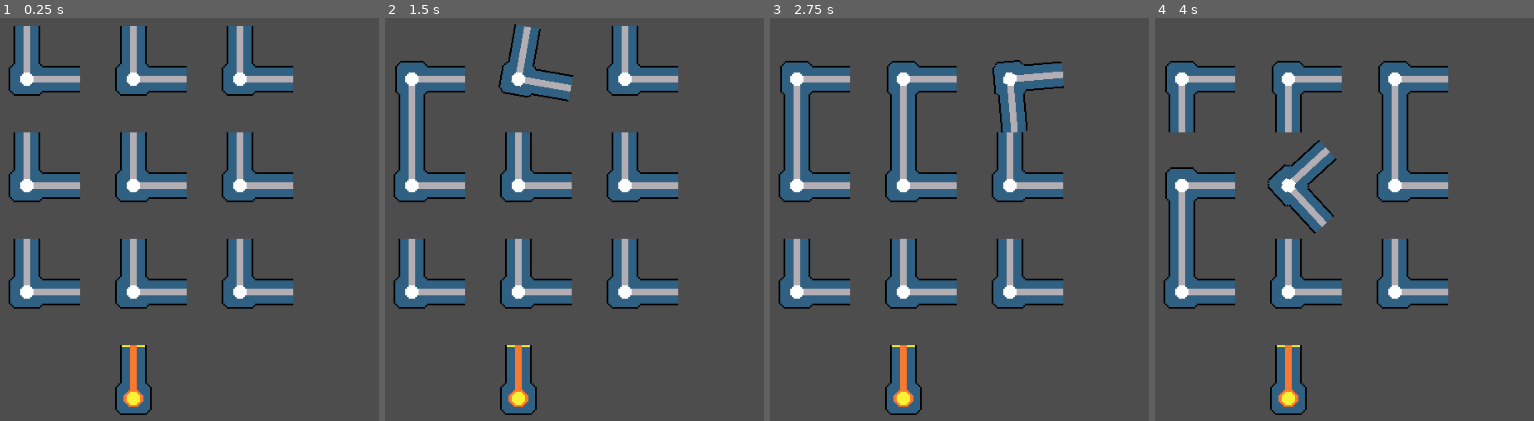
Above: before the commit, frames 1-4 (left to right).
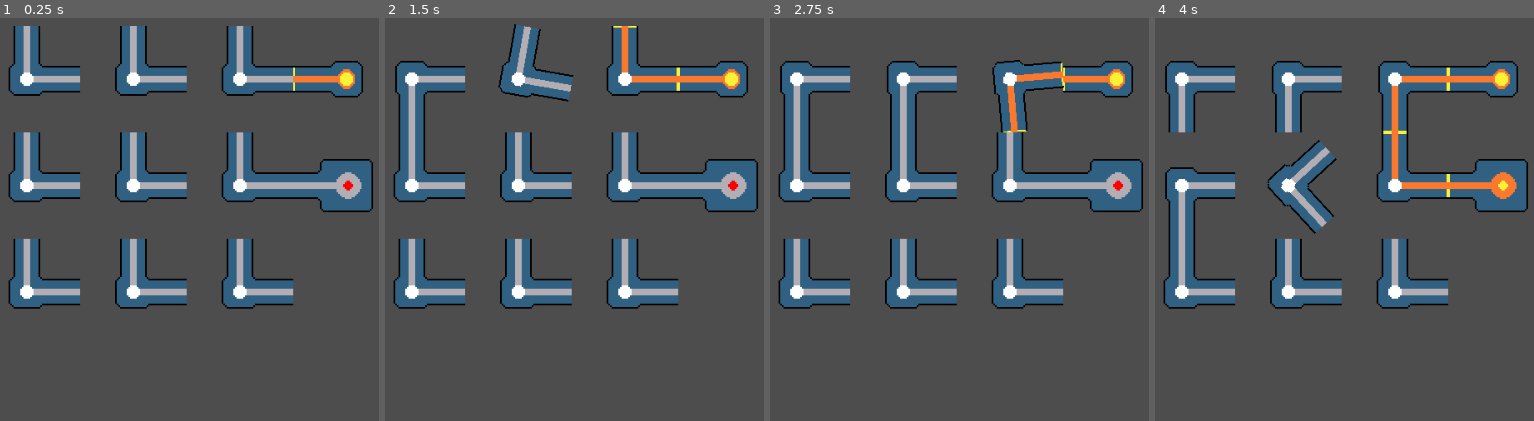
Above: after the commit, the same moments.

Repository: yjin910517/godot-puzzle-modules
Game: Godot game, scene res://Scenes/GridBoard.tscn
Same seed, same stepped clock (60 frames per second), same inputs: the game is played once before the commit and once after it. The project has no main scene, so this scene is started directly.
Inputs (mouse positions are in pixels of both pictures, inside the frame that each line leads up to):
- Up to frame 1 (0.25 s): no input
- Up to frame 2 (1.5 s): tap Enter at 0.5 s; move the mouse to (411, 78) at 0.52 s; click (411, 78) at 0.67 s; move the mouse to (517, 78) at 1.27 s; click (517, 78) at 1.42 s
- Up to frame 3 (2.75 s): move the mouse to (1008, 78) at 2.02 s; click (1008, 78) at 2.17 s
- Up to frame 4 (4 s): move the mouse to (1181, 187) at 2.77 s; click (1181, 187) at 2.92 s; move the mouse to (1287, 187) at 3.52 s; click (1287, 187) at 3.67 s

The runs differ from the first frame. In frame 1, 5.1% of the frame differs, in the area x 30-99%, y 10-99%; in frame 2, 5.6%; in frame 3, 5.6%; in frame 4, 6.1%.

Commit message:
added logic to handle multiple grid end checkpoints and dynamically arrange tiles

Diff:
--- a/wire-grid/Scenes/GridBoard.tscn
+++ b/wire-grid/Scenes/GridBoard.tscn
@@ -1,8 +1,9 @@
-[gd_scene load_steps=4 format=3 uid="uid://mu8yp2p77oxo"]
+[gd_scene load_steps=5 format=3 uid="uid://mu8yp2p77oxo"]
 
 [ext_resource type="PackedScene" uid="uid://bj7d4wdoojdya" path="res://Scenes/Tile.tscn" id="1_0pc3i"]
 [ext_resource type="Script" path="res://Scripts/grid_board.gd" id="1_ufv3d"]
 [ext_resource type="PackedScene" uid="uid://dku3tp0ylwkf4" path="res://Scenes/GridStart.tscn" id="3_kvhk7"]
+[ext_resource type="PackedScene" uid="uid://bw7is5vkxsg2f" path="res://Scenes/GridEnd.tscn" id="4_7mhro"]
 
 [node name="GridBoard" type="Control"]
 layout_mode = 3
@@ -19,11 +20,12 @@
 
 [node name="Start" parent="." instance=ExtResource("3_kvhk7")]
 layout_mode = 1
-offset_left = 128.0
-offset_top = 384.0
-offset_right = -629.0
-offset_bottom = 30.0
-tile_coordinate = Vector2(3, 1)
+offset_left = 94.0
+offset_top = 415.0
+offset_right = -663.0
+offset_bottom = 61.0
+start_direction = 3
+tile_coordinate = Vector2(0, 3)
 
 [node name="Tiles" type="Node2D" parent="."]
 
@@ -35,8 +37,10 @@
 tile_coordinate = Vector2(0, 1)
 
 [node name="Tile3" parent="Tiles" instance=ExtResource("1_0pc3i")]
-offset_left = 256.0
-offset_right = 384.0
+offset_left = 340.0
+offset_top = -10.0
+offset_right = 468.0
+offset_bottom = 118.0
 tile_coordinate = Vector2(0, 2)
 
 [node name="Tile4" parent="Tiles" instance=ExtResource("1_0pc3i")]
@@ -76,3 +80,13 @@
 offset_right = 384.0
 offset_bottom = 384.0
 tile_coordinate = Vector2(2, 2)
+
+[node name="EndNodes" type="Node2D" parent="."]
+
+[node name="End" parent="EndNodes" instance=ExtResource("4_7mhro")]
+offset_left = 465.0
+offset_top = 99.0
+offset_right = 593.0
+offset_bottom = 227.0
+start_direction = 3
+tile_coordinate = Vector2(1, 3)
--- /dev/null
+++ b/wire-grid/Scenes/GridEnd.tscn
@@ -0,0 +1,49 @@
+[gd_scene load_steps=7 format=3 uid="uid://bw7is5vkxsg2f"]
+
+[ext_resource type="Script" path="res://Scripts/grid_end.gd" id="1_6cc5q"]
+[ext_resource type="Texture2D" uid="uid://da6kodt5e7d8n" path="res://Arts/wire_end.png" id="1_jljdl"]
+[ext_resource type="Texture2D" uid="uid://blkucp3vihs0a" path="res://Arts/wire_end_connected.png" id="2_pihyo"]
+[ext_resource type="Script" path="res://Scripts/wire_connect.gd" id="3_ca45y"]
+
+[sub_resource type="SpriteFrames" id="SpriteFrames_estw6"]
+animations = [{
+"frames": [{
+"duration": 1.0,
+"texture": ExtResource("1_jljdl")
+}, {
+"duration": 1.0,
+"texture": ExtResource("2_pihyo")
+}],
+"loop": true,
+"name": &"default",
+"speed": 5.0
+}]
+
+[sub_resource type="RectangleShape2D" id="RectangleShape2D_8o2t3"]
+size = Vector2(16, 16)
+
+[node name="GridEnd" type="Control"]
+layout_mode = 3
+anchors_preset = 15
+anchor_right = 1.0
+anchor_bottom = 1.0
+offset_right = -832.0
+offset_bottom = -412.0
+grow_horizontal = 2
+grow_vertical = 2
+script = ExtResource("1_6cc5q")
+start_direction = 2
+
+[node name="TileBG" type="AnimatedSprite2D" parent="."]
+scale = Vector2(2, 2)
+sprite_frames = SubResource("SpriteFrames_estw6")
+centered = false
+
+[node name="WireConnect" type="Area2D" parent="."]
+position = Vector2(-8, 64)
+script = ExtResource("3_ca45y")
+metadata/_edit_group_ = true
+
+[node name="Collision" type="CollisionShape2D" parent="WireConnect"]
+position = Vector2(8, 0)
+shape = SubResource("RectangleShape2D_8o2t3")
--- a/wire-grid/Scripts/grid_board.gd
+++ b/wire-grid/Scripts/grid_board.gd
@@ -1,8 +1,13 @@
 extends Control
 
 
+const TILE_SIZE = 128
+
 @onready var tiles = $Tiles
 @onready var start = $Start
+@onready var ends = $EndNodes
+
+var mission_success: bool
 
 # empty grid matrix
 var tile_matrix: Array = [
@@ -12,36 +17,62 @@
 	[null, null, null, null],
 ]
 
+
 # Called when the node enters the scene tree for the first time.
 func _ready() -> void:
-	var tile_nodes = tiles.get_children()
+
 	var tile_x
 	var tile_y
+
+	var tile_nodes = tiles.get_children()
 	for tile in tile_nodes:
 		tile.connect("rotation_completed", Callable(self, "_on_tile_rotated"))
 
 		# fill each tile into the right location in tile_matrix
+		tile.size = Vector2(TILE_SIZE, TILE_SIZE)
+		tile.pivot_offset = tile.size/2
 		tile_x = tile.tile_coordinate.x
 		tile_y = tile.tile_coordinate.y
 		tile_matrix[tile_x][tile_y] = tile
+		tile.position = Vector2(tile_y * TILE_SIZE, tile_x * TILE_SIZE) # transposed axis
 
+	# fill in start tile
+	start.size = Vector2(TILE_SIZE, TILE_SIZE)
+	start.pivot_offset = start.size/2
 	tile_x = start.tile_coordinate.x
 	tile_y = start.tile_coordinate.y
 	tile_matrix[tile_x][tile_y] = start
+	start.position = Vector2(tile_y * TILE_SIZE, tile_x * TILE_SIZE) # transposed axis
 
+	# fill in all target tiles
+	var end_nodes = ends.get_children()
+	for end in end_nodes:
+		end.size = Vector2(TILE_SIZE, TILE_SIZE)
+		end.pivot_offset = end.size/2
+		tile_x = end.tile_coordinate.x
+		tile_y = end.tile_coordinate.y
+		tile_matrix[tile_x][tile_y] = end
+		end.position = Vector2(tile_y * TILE_SIZE, tile_x * TILE_SIZE) # transposed axis
+
+	# on start, the grid doesn't light up the already connected tiles
 
 func _on_tile_rotated(rotated_tile):
 
+	# check wire sensor overlaps and update each tile's connected neighbors
+	_check_grid_neighbors()
+
+	# traverse the routes with updated tile status
+	_update_connected_route()
+
+
+func _check_grid_neighbors():
 	# update connected neighbors of each tile
+	start.update_neighbors()
+
 	var tile_nodes = tiles.get_children()
 
 	for tile in tile_nodes:
 		tile.update_neighbors()
-
-	start.update_neighbors()
-
-	# traverse the routes with updated tile status
-	_update_connected_route()
 
 
 func _update_connected_route():
@@ -58,15 +89,29 @@
 			visited[current] = true
 
 		# update connected neighbors
-		var neighbor_coords = current.get_neighbors()
-		for coord in neighbor_coords:
-			var neighbor = tile_matrix[coord.x][coord.y]
-			if neighbor not in visited:
-				stack.append(neighbor)
-				neighbor.power_up_wire()
+		if current.get_parent() == ends:
+			pass
+		else:
+			var neighbor_coords = current.get_neighbors()
+			for coord in neighbor_coords:
+				var neighbor = tile_matrix[coord.x][coord.y]
+				if neighbor not in visited:
+					stack.append(neighbor)
+					neighbor.power_up_wire()
 
 	# reset tiles that are not connected
 	var tile_nodes = tiles.get_children()
 	for tile in tile_nodes:
 		if tile not in visited:
 			tile.power_off_wire()
+
+	# check end targets status
+	mission_success = true
+	var end_nodes = ends.get_children()
+	for end in end_nodes:
+		if end not in visited:
+			mission_success = false
+			end.power_off_wire()
+
+	if mission_success:
+		print("puzzle solved")
--- /dev/null
+++ b/wire-grid/Scripts/grid_end.gd
@@ -0,0 +1,34 @@
+extends Control
+
+
+# tile specific config
+@export var start_direction: int = 3
+@export var tile_coordinate: Vector2
+
+@onready var tile_display = $TileBG
+@onready var wire_connect = $WireConnect
+
+var is_powered: bool
+
+
+# Called when the node enters the scene tree for the first time.
+func _ready() -> void:
+
+	# point left
+	load_start_direction(start_direction)
+
+
+# for initial level data load
+func load_start_direction(init_direction):
+	wire_connect.set_direction(init_direction)
+	rotation_degrees = (init_direction - 3) * 90
+
+
+func power_up_wire():
+	tile_display.frame = 1
+	is_powered = true
+
+
+func power_off_wire():
+	tile_display.frame = 0
+	is_powered = false
--- a/wire-grid/Scripts/grid_start.gd
+++ b/wire-grid/Scripts/grid_start.gd
@@ -19,17 +19,18 @@
 # for initial level data load
 func load_start_direction(init_direction):
 	wire_connect.set_direction(init_direction)
+	rotation_degrees = init_direction * 90
 
 
 func update_neighbors():
 	connected_neighbors = []
 	if len(wire_connect.get_overlapping_areas()) > 0:
 		var dir = wire_connect.get_direction()
-		var neighbor_coord = map_neighbor_node(dir)
+		var neighbor_coord = _map_neighbor_node(dir)
 		connected_neighbors.append(neighbor_coord)
 
 
-func map_neighbor_node(direction):
+func _map_neighbor_node(direction):
 	var neighbor_coord
 	if direction == 0:
 		neighbor_coord = tile_coordinate + Vector2(-1,0)
Binary file added: wire-grid/Arts/wire_end.png
Not shown, added: wire-grid/Arts/wire_end.png.import
Binary file added: wire-grid/Arts/wire_end_connected.png
Not shown, added: wire-grid/Arts/wire_end_connected.png.import
Not shown, changed: aseprite-wire-grid/wire_end.aseprite
